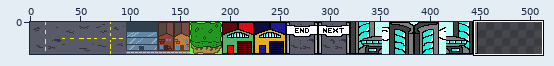
Sprite sheet -- static/backgrounds/draw_tiles.png. The picture above shows the old version from afar; the outline marks the close-up.
Close-up. As it was:
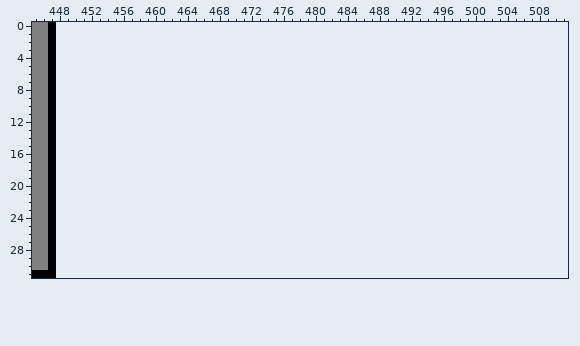
The file is 448x32 pixels. Colours within 5 levels of each other are drawn and written as one. Shown: x 445..511, y 0..31. The old version is drawn lined up with the new one, on the new canvas.
Now the later version:
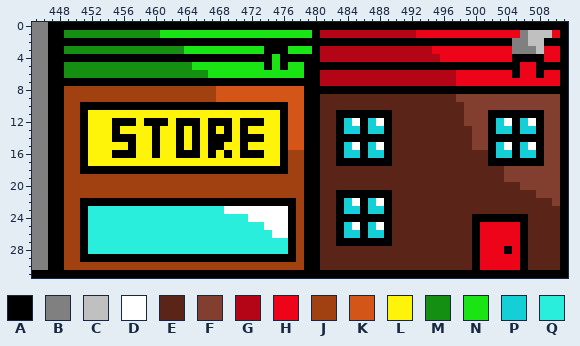
Palette (. is transparent): A #000000  B #808080  C #c0c0c0  D #ffffff  E #5a2518  F #823f30  G #b30515  H #ee0419  J #a14011  K #d45518  L #fdf409  M #148f11  N #1ae414  P #15cfd7  Q #2aeedc
Diff:
canvas 448x32 -> 512x32
Changed rows in their new state; - is an unchanged pixel.
first column x 448:
 0 AAAAAAAAAAAAAAAAAAAAAAAAAAAAAAAAAAAAAAAAAAAAAAAAAAAAAAAAAAAAAAAA
 1 AMMMMMMMMMMMMNNNNNNNNNNNNNNNNNNNAGGGGGGGGGGGGHHHHHHHHHHHHHBCCCHA
 2 AAAAAAAAAAAAAAAAAAAAAAAAAAAAAAAAAAAAAAAAAAAAAAAAAAAAAAAAABBCCAAA
 3 AMMMMMMMMMMMMMMMNNNNNNNNNNAAANNNAGGGGGGGGGGGGGGHHHHHHHHHHBBBCHHA
 4 AAAAAAAAAAAAAAAAAAAAAAAAAAANAAAAAGGGGGGGGGGGGGGGHHHHHHHHHAAAAHHA
 5 AMMMMMMMMMMMMMMMMNNNNNNNNNANANNAAAAAAAAAAAAAAAAAAAAAAAAAAAHHAAAA
 6 AMMMMMMMMMMMMMMMMMMNNNNNNNNNNNNAAGGGGGGGGGGGGGGGGGHHHHHHHAHHAHHA
 7 AAAAAAAAAAAAAAAAAAAAAAAAAAAAAAAAAGGGGGGGGGGGGGGGGGHHHHHHHHHHHHHA
 8 AJJJJJJJJJJJJJJJJJJJKKKKKKKKKKKAAAAAAAAAAAAAAAAAAAAAAAAAAAAAAAAA
 9 AJJJJJJJJJJJJJJJJJJJKKKKKKKKKKKAAEEEEEEEEEEEEEEEEEFFFFFFFFFFFFFA
10 AJJAAAAAAAAAAAAAAAAAAAAAAAAAAKKAAEEEEEEEEEEEEEEEEEEFFFFFFFFFFFFA
11 AJJALLLLLLLLLLLLLLLLLLLLLLLLAKKAAEEAAAAAAAEEEEEEEEEFFFAAAAAAAFFA
12 AJJALLLAAALAAALAAALAAALAAALLAKKAAEEAPDAPDAEEEEEEEEEFFFAPDAPDAFFA
13 AJJALLLALLLLALLALALALALALLLLAKKAAEEAPPAPPAEEEEEEEEEEFFAPPAPPAFFA
14 AJJALLLAAALLALLALALAAALAAALLAKKAAEEAAAAAAAEEEEEEEEEEFFAAAAAAAFFA
15 AJJALLLLLALLALLALALAALLALLLLAKKAAEEAPDAPDAEEEEEEEEEEFFAPDAPDAFFA
16 AJJALLLAAALLALLAAALALALAAALLAJJAAEEAPPAPPAEEEEEEEEEEEEAPPAPPAFFA
17 AJJALLLLLLLLLLLLLLLLLLLLLLLLAJJAAEEAAAAAAAEEEEEEEEEEEEAAAAAAAFFA
18 AJJAAAAAAAAAAAAAAAAAAAAAAAAAAJJAAEEEEEEEEEEEEEEEEEEEEEEEFFFFFFFA
19 AJJJJJJJJJJJJJJJJJJJJJJJJJJJJJJAAEEEEEEEEEEEEEEEEEEEEEEEFFFFFFFA
20 AJJJJJJJJJJJJJJJJJJJJJJJJJJJJJJAAEEEEEEEEEEEEEEEEEEEEEEEEEFFFFFA
21 AJJJJJJJJJJJJJJJJJJJJJJJJJJJJJJAAEEAAAAAAAEEEEEEEEEEEEEEEEEEFFFA
22 AJJAAAAAAAAAAAAAAAAAAAAAAAAAAAJAAEEAPDAPDAEEEEEEEEEEEEEEEEEEEEFA
23 AJJAQQQQQQQQQQQQQQQQQDDDDDDDDAJAAEEAPPAPPAEEEEEEEEEEEEEEEEEEEEEA
24 AJJAQQQQQQQQQQQQQQQQQQQQDDDDDAJAAEEAAAAAAAEEEEEEEEEEAAAAAAAEEEEA
25 AJJAQQQQQQQQQQQQQQQQQQQQQQDDDAJAAEEAPDAPDAEEEEEEEEEEAHHHHHAEEEEA
26 AJJAQQQQQQQQQQQQQQQQQQQQQQQDDAJAAEEAPPAPPAEEEEEEEEEEAHHHHHAEEEEA
27 AJJAQQQQQQQQQQQQQQQQQQQQQQQQQAJAAEEAAAAAAAEEEEEEEEEEAHHHHHAEEEEA
28 AJJAQQQQQQQQQQQQQQQQQQQQQQQQQAJAAEEEEEEEEEEEEEEEEEEEAHHHAHAEEEEA
29 AJJAAAAAAAAAAAAAAAAAAAAAAAAAAAJAAEEEEEEEEEEEEEEEEEEEAHHHHHAEEEEA
30 AJJJJJJJJJJJJJJJJJJJJJJJJJJJJJJAAEEEEEEEEEEEEEEEEEEEAHHHHHAEEEEA
31 AAAAAAAAAAAAAAAAAAAAAAAAAAAAAAAAAAAAAAAAAAAAAAAAAAAAAAAAAAAAAAAA
